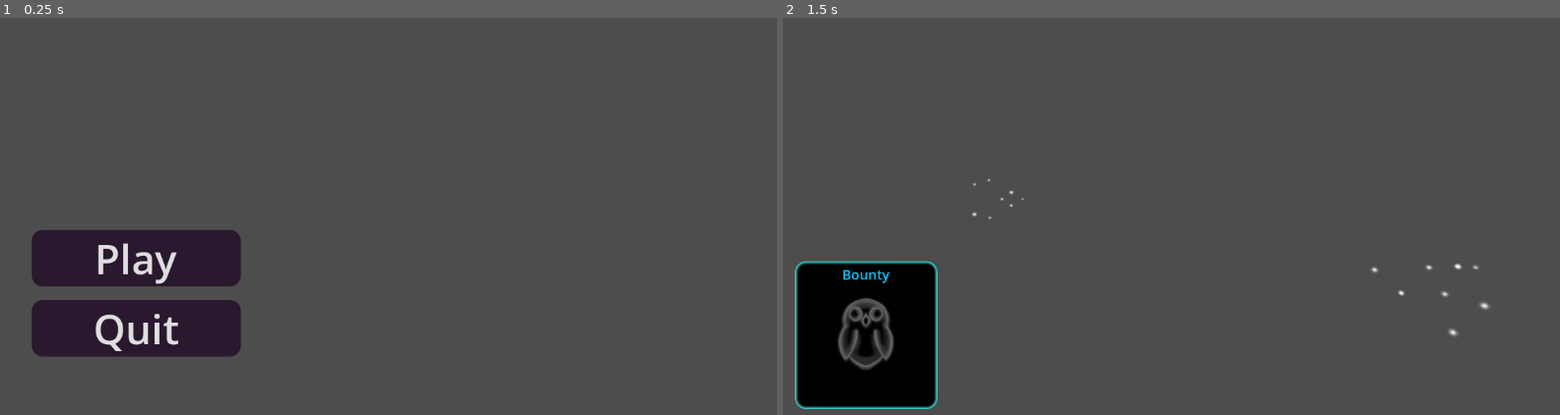
Above: before the commit, frames 1-2 (left to right).
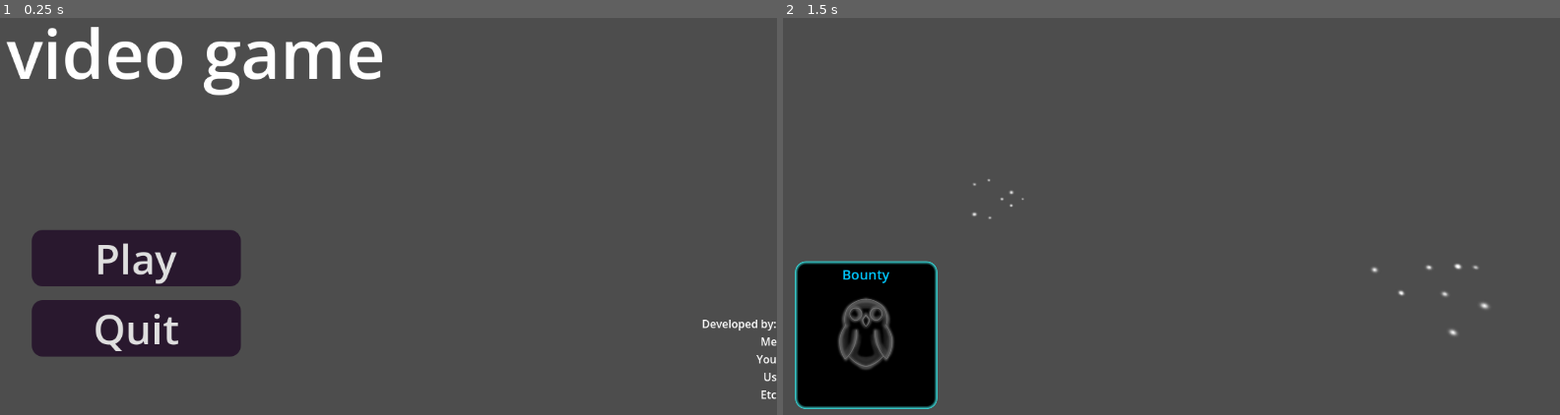
Above: after the commit, the same moments.

Repository: ethancharette/WildJam26-star-wrangler
Game: Godot game, scene res://MainMenu.tscn
Same seed, same stepped clock (60 frames per second), same inputs: the game is played once before the commit and once after it.
Inputs (mouse positions are in pixels of both pictures, inside the frame that each line leads up to):
- Up to frame 1 (0.25 s): no input
- Up to frame 2 (1.5 s): click "Play" at 0.5 s; tap Enter at 1.25 s; move the mouse to (1342, 176) at 1.27 s; click (1342, 176) at 1.42 s

The runs differ from the first frame. In frame 1, 2.6% of the frame differs, in the area x 0-100%, y 2-97%; in frame 2, nothing differs.

Commit message:
a bit of main menu and making outlaw star not run into player

Diff:
--- a/star-wrangler/MainMenu.tscn
+++ b/star-wrangler/MainMenu.tscn
@@ -29,6 +29,9 @@
 expand_margin_top = 8.0
 expand_margin_right = 8.0
 expand_margin_bottom = 8.0
+
+[sub_resource type="LabelSettings" id="LabelSettings_i26rj"]
+font_size = 100
 
 [node name="MainMenu" type="Control" unique_id=1497427266]
 layout_mode = 3
@@ -66,5 +69,52 @@
 theme_override_styles/focus = SubResource("StyleBoxFlat_h7a2f")
 text = "Quit"
 
+[node name="Control" type="Control" parent="." unique_id=1239835448]
+layout_mode = 1
+anchor_left = 0.035
+anchor_top = 0.062000003
+anchor_right = 0.48800004
+anchor_bottom = 0.47500002
+metadata/_edit_use_anchors_ = true
+
+[node name="TextureRect" type="TextureRect" parent="Control" unique_id=99895372]
+layout_mode = 1
+anchors_preset = 15
+anchor_right = 1.0
+anchor_bottom = 1.0
+grow_horizontal = 2
+grow_vertical = 2
+expand_mode = 4
+
+[node name="Label" type="Label" parent="Control" unique_id=2043651663]
+layout_mode = 1
+anchors_preset = 15
+anchor_right = 1.0
+anchor_bottom = 1.0
+grow_horizontal = 2
+grow_vertical = 2
+text = "video game"
+label_settings = SubResource("LabelSettings_i26rj")
+
+[node name="Credits" type="Label" parent="." unique_id=533480586]
+layout_mode = 1
+anchors_preset = 3
+anchor_left = 1.0
+anchor_top = 1.0
+anchor_right = 1.0
+anchor_bottom = 1.0
+offset_left = -250.0
+offset_top = -262.0
+grow_horizontal = 0
+grow_vertical = 0
+text = "Developed by:
+Me
+You
+Us
+Etc
+"
+horizontal_alignment = 2
+vertical_alignment = 2
+
 [connection signal="pressed" from="VBoxContainer/Play Button" to="." method="Start_Game"]
 [connection signal="pressed" from="VBoxContainer/Quit Button" to="." method="Quit_Game"]
--- a/star-wrangler/Scripts/outlaw_star.gd
+++ b/star-wrangler/Scripts/outlaw_star.gd
@@ -133,7 +133,10 @@
 	if (current_constellation_node == -1):
 		new_target_node = current_constellation.outlaw_starting_position
 	else:
-		new_target_node = current_constellation.constellation_graph.get_random_neighbor(current_constellation_node)
+		while true:
+			new_target_node = current_constellation.constellation_graph.get_random_neighbor(current_constellation_node)
+			if new_target_node != current_constellation.player_icon_position or current_constellation.constellation_graph.get_neighbor_count(current_constellation_node) <= 1:
+				break
 	current_constellation_node = new_target_node
 	return current_constellation.to_global(current_constellation.star_positions[new_target_node].position)
 
